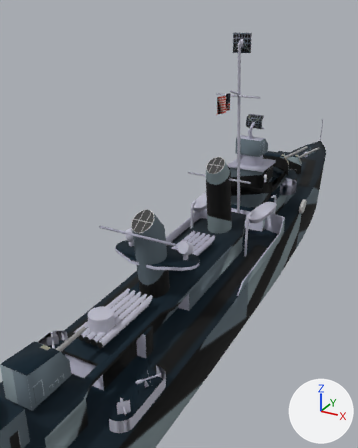
The glTF model models/vehicles/fletcher.glb: old version first, new version second.
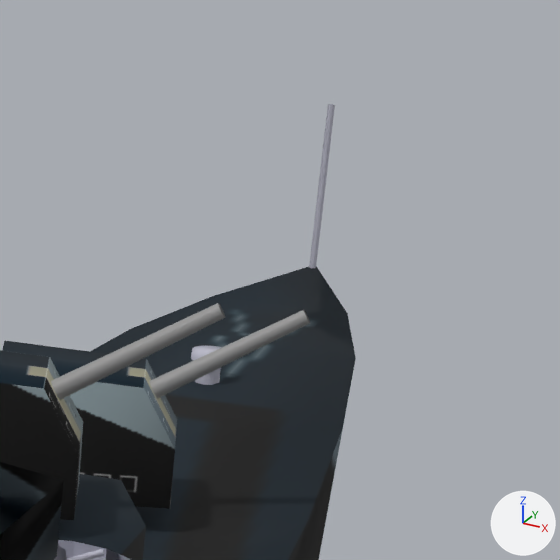
Each version appears first whole from a 50 mm lens placed at (71.1, -127.1, 98.4), pointed at (-38.9, 73.0, -1.7), and next in a close-up on the part from 78% to 99% of the width and 23% to 40% of the height. The axes (+X, +Y, +Z) are drawn at lower right. The lights are the same throughout. The last two pictures show the newer version. Where no turn or scale is listed for an object, it has been applied to the vertices.

Names of what the first close-up shows: 'Fletcher', 'Gun1', 'Gun1A', 'Gun2', 'Gun2A'.
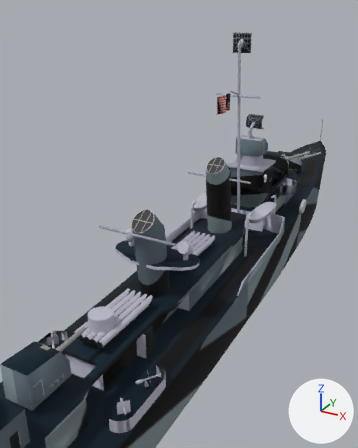
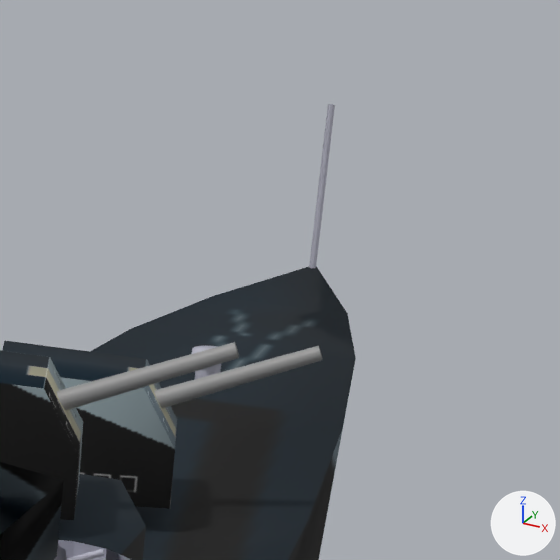
Location of each change, (x1, y1, x2, y2) in pixels of the close-ups (560 x 560 px):
'Gun2A', turned
    before: (51, 303, 225, 400)
    after: (57, 342, 239, 410)
'Gun1A', turned
    before: (149, 310, 310, 398)
    after: (154, 346, 323, 408)

The edits, one by one:
Object 'Gun1A' (ob_gun1a) turns from (30, 0, 0) to (20, 0, 0) degrees about x, y and z.
Object 'Gun2A' (ob_gun2a) turns from (30, 0, 0) to (20, 0, 0) degrees about x, y and z.
